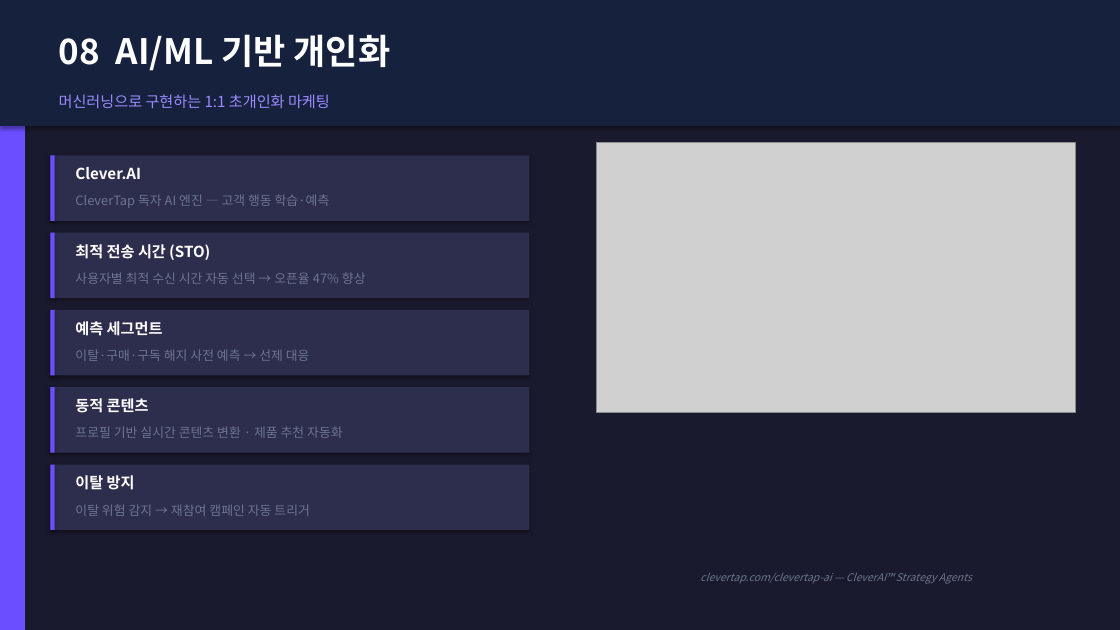
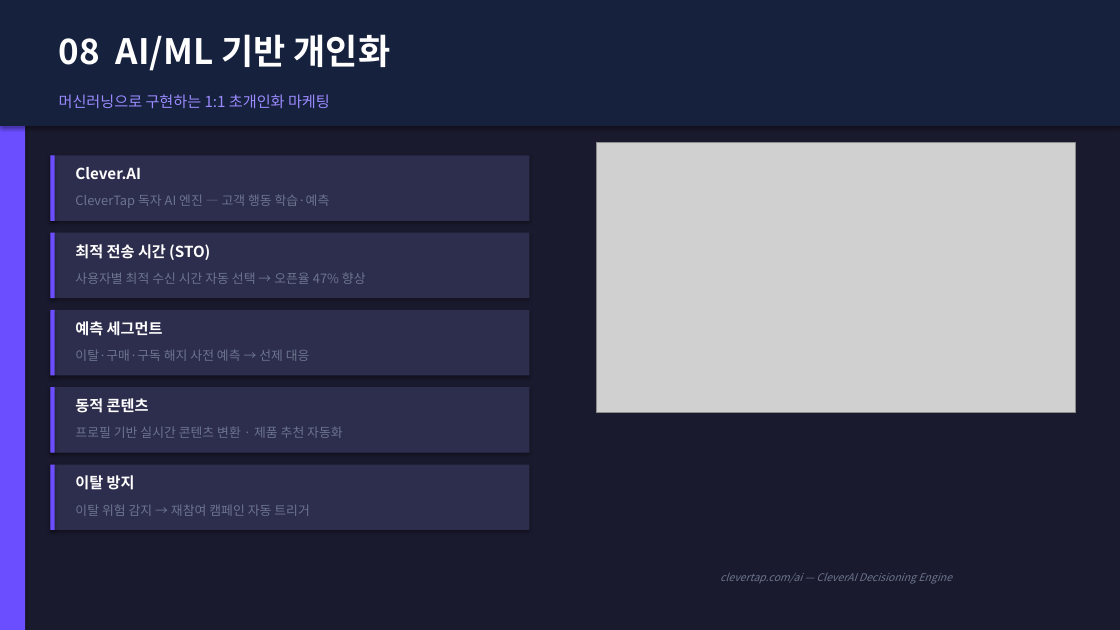
Before and after one commit to redskio/pepper, a slide deck: slide 10 of output/clevertap_proposal_kr_v5.pptx. Drawn at 1120x630 pixels with LibreOffice and Linux fonts; fonts in the diff are those of the drawing; grey boxes stand for pictures. Boxes give left, top, right and bottom in pixels: in the first picture for what was removed or moved away, otherwise in the second. Text is boxed around its words. In the diff, an @@ line names an element or a change of style, - is before the commit and + after.

```diff
--- a/output/clevertap_proposal_kr_v5.pptx
+++ b/output/clevertap_proposal_kr_v5.pptx
@@ text at (720, 573, 952, 584): text changed @@
-clevertap.com/clevertap-ai — CleverAI™ Strategy Agents
+clevertap.com/ai — CleverAI Decisioning Engine
```
Also in this commit, not shown: 8 other slides changed, 2 other files.
